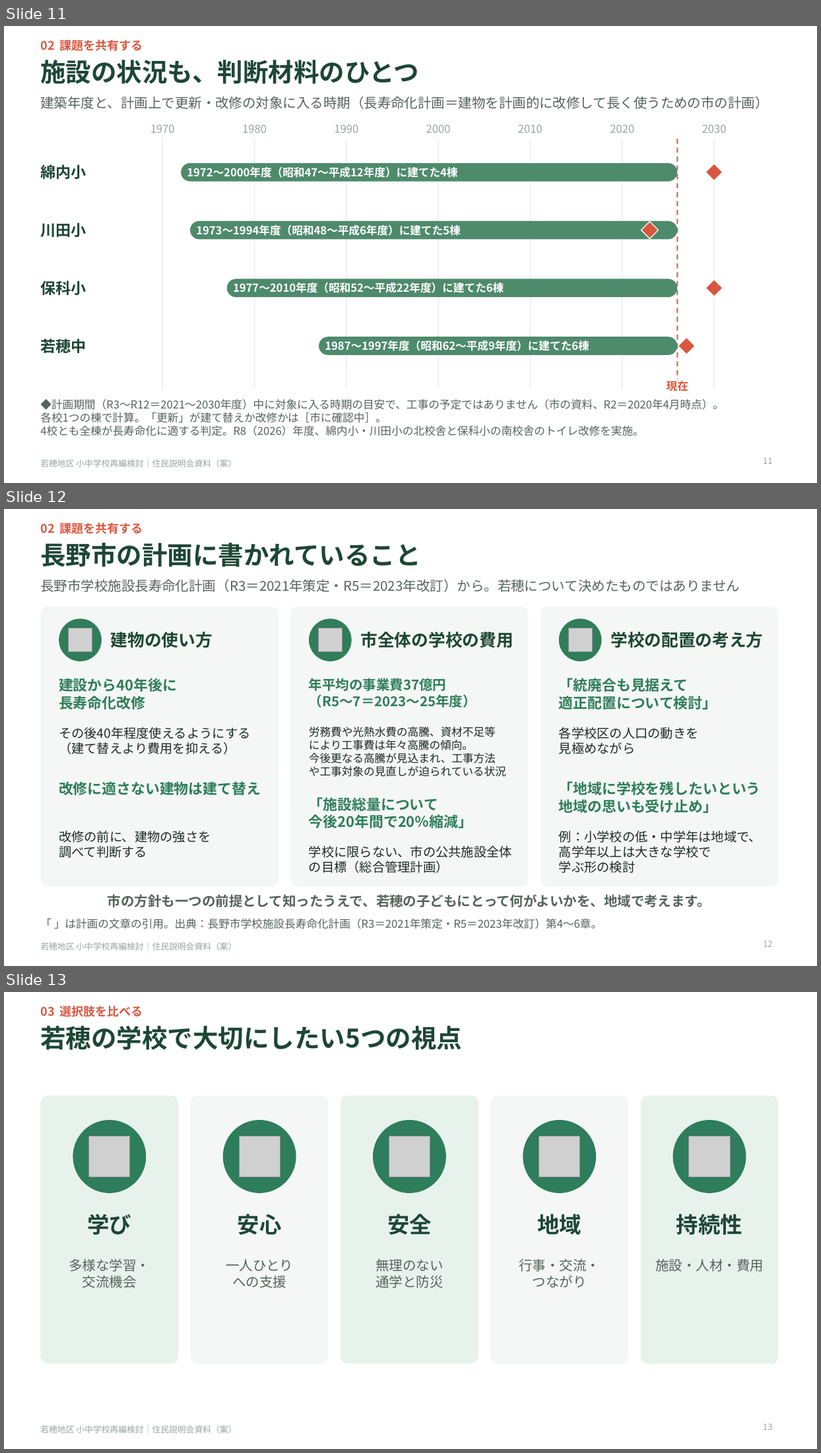
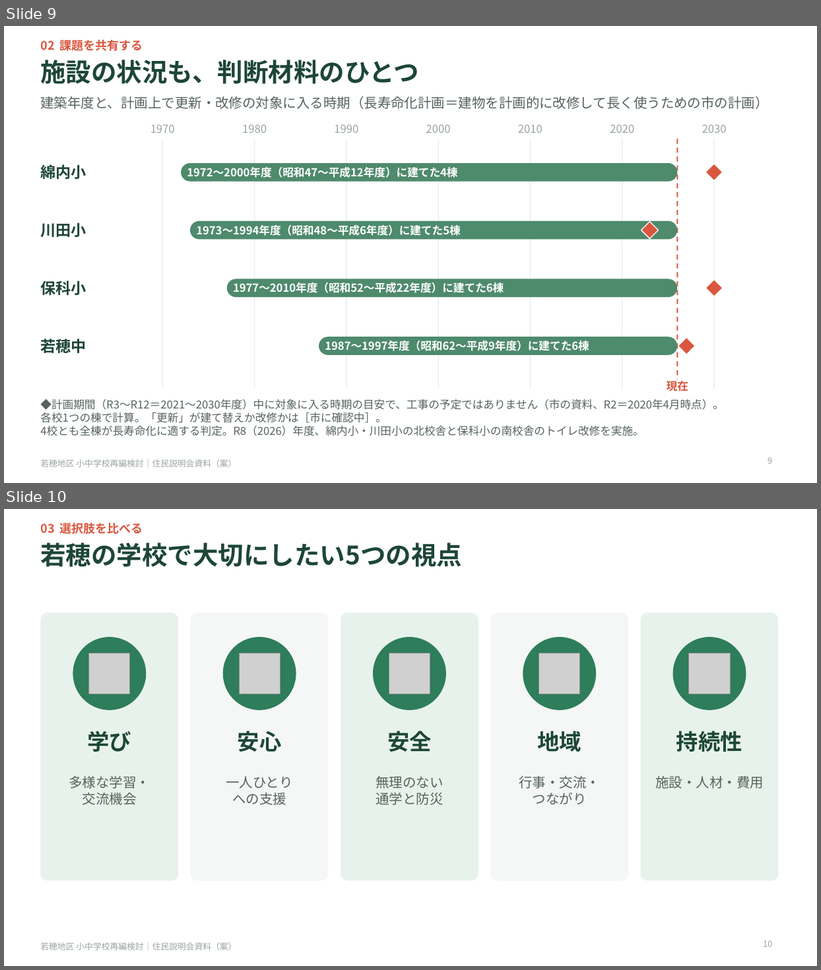
Before and after one commit to Masaki12008/GS, a slide deck: output/若穂地区_住民説明会資料_配布用短縮版.pptx. Shown one above the other, each under a label of ours: slides 11, 12 and 13 before the commit, slides 9 and 10 after it. The pictures are 821x1453 and 821x970 pixels, drawn with LibreOffice and Linux fonts; fonts in the diff are those of the drawing; grey boxes stand for pictures. Boxes give left, top, right and bottom in pixels: in the first picture for what was removed or moved away, otherwise in the second. Text is boxed around its words. In the diff, an @@ line names an element or a change of style, - is before the commit and + after.

```diff
--- a/output/若穂地区_住民説明会資料_配布用短縮版.pptx
+++ b/output/若穂地区_住民説明会資料_配布用短縮版.pptx
@@ slide 12 removed at box(4, 509, 817, 966), background #FFFFFF; not listed: 1 template element that a slide beside it also shows @@
@@ text removed at box(40, 523, 143, 534) @@
-02 課題を共有する
@@ title removed at box(40, 543, 420, 567) @@
-長野市の計画に書かれていること
@@ text removed at box(40, 579, 740, 592) @@
-長野市学校施設長寿命化計画（R3＝2021年策定・R5＝2023年改訂）から。若穂について決めたものではありません
@@ rounded rectangle removed at box(40, 607, 279, 887) @@
@@ rounded rectangle removed at box(290, 607, 529, 887) @@
@@ rounded rectangle removed at box(541, 607, 779, 887) @@
@@ ellipse removed at box(59, 619, 102, 661) @@
@@ ellipse removed at box(309, 619, 352, 661) @@
@@ ellipse removed at box(559, 619, 602, 661) @@
@@ picture removed at box(68, 628, 92, 652) @@
@@ text removed at box(111, 632, 213, 648) @@
-建物の使い方
@@ picture removed at box(318, 628, 342, 652) @@
@@ text removed at box(360, 632, 513, 648) @@
-市全体の学校の費用
@@ picture removed at box(568, 628, 592, 652) @@
@@ text removed at box(611, 632, 763, 648) @@
-学校の配置の考え方
@@ text removed at box(59, 678, 177, 710) @@
-建設から40年後に
-長寿命化改修
@@ text removed at box(309, 678, 477, 708) @@
-年平均の事業費37億円
-（R5〜7＝2023〜25年度）
@@ text removed at box(559, 678, 717, 710) @@
-「統廃合も見据えて
-適正配置について検討」
@@ text removed at box(59, 727, 250, 755) @@
-その後40年程度使えるようにする（建て替えより費用を抑える）
@@ text removed at box(309, 727, 506, 777) @@
-労務費や光熱水費の高騰、資材不足等
-により工事費は年々高騰の傾向。
-今後更なる高騰が見込まれ、工事方法
-や工事対象の見直しが迫られている状況
@@ text removed at box(559, 727, 699, 755) @@
-各学校区の人口の動きを
-見極めながら
@@ text removed at box(59, 782, 261, 795) @@
-改修に適さない建物は建て替え
@@ text removed at box(559, 782, 761, 813) @@
-「地域に学校を残したいという
-地域の思いも受け止め」
@@ text removed at box(309, 797, 473, 828) @@
-「施設総量について
-今後20年間で20％縮減」
@@ text removed at box(59, 831, 211, 858) @@
-改修の前に、建物の強さを
-調べて判断する
@@ text removed at box(559, 831, 762, 873) @@
-例：小学校の低・中学年は地域で、
-高学年以上は大きな学校で
-学ぶ形の検討
@@ text removed at box(309, 846, 512, 873) @@
-学校に限らない、市の公共施設全体の目標（総合管理計画）
@@ text removed at box(108, 894, 711, 908) @@
-市の方針も一つの前提として知ったうえで、若穂の子どもにとって何がよいかを、地域で考えます。
@@ text removed at box(40, 919, 602, 929) @@
-「 」は計画の文章の引用。出典：長野市学校施設長寿命化計画（R3＝2021年策定・R5＝2023年改訂）第4〜6章。
@@ page number removed at box(763, 941, 772, 947) @@
-12
@@ what was slide 11 is now slide 9 @@
@@ page number at box(768, 458, 772, 464): text changed @@
-11
+9
@@ what was slide 13 is now slide 10 @@
@@ page number at box(763, 941, 772, 947): text changed @@
-13
+10
```
Also in this commit, not shown: 1 slide changed, 10 other slides removed, 3 other files.
